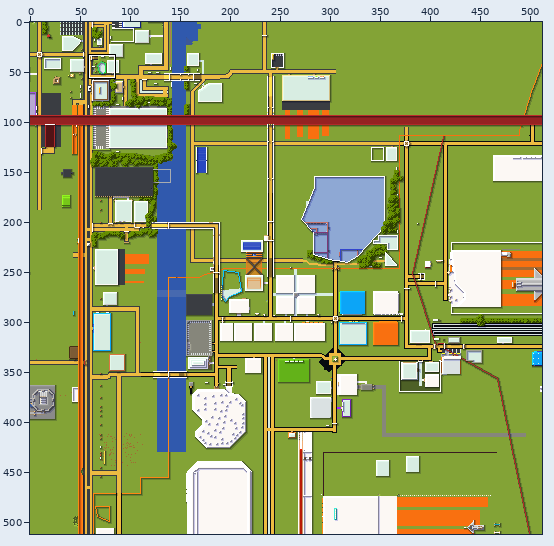
Sprite sheet -- tiles/0,0.png. The first picture is a wide view before the edit; the outline marks the close-up.
Close-up. Earlier state:
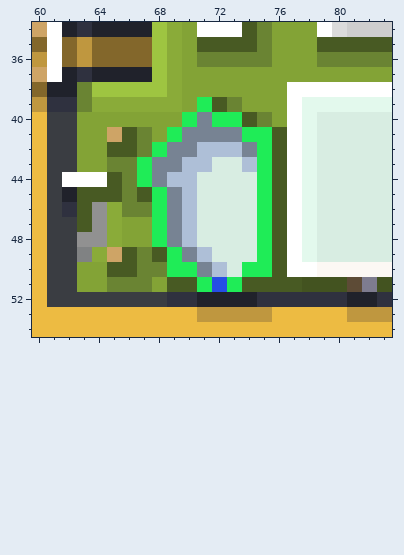
The file is 512x512 pixels. Colours within 5 levels of each other are drawn and written as one. Shown: x 60..83, y 34..54. The commit also changed other parts of the picture, which this record leaves out.
And afterwards:
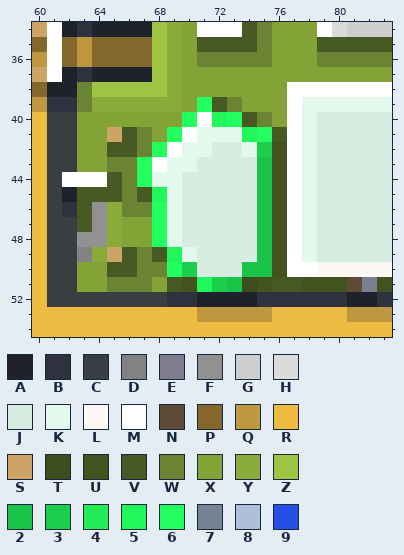
Palette (. is transparent): A #20222b  B #2f313f  C #3a3d42  D #808283  E #7e7c8f  F #919191  G #cecece  H #dbdbdb  J #d8ede2  K #e3f9ed  L #fcf8f4  M #ffffff  N #5d4b36  P #83672b  Q #bf973f  R #edbb42  S #cea466  T #3e4d1e  U #435320  V #485a23  W #6a8433  X #83a336  Y #8aab39  Z #9ec541  2 #1ac448  3 #1bce4c  4 #1fec57  5 #21f75b  6 #22ff5f  7 #778393  8 #aebfd7  9 #254ee5
Diff:
@@ x 65..78 @@
 38 ZZZZYXXXXXXXMM
-39 YYYYYX4VWXXXMK
-40 XXXXX4744VWXMK
-41 SVWX4777744VMK
-42 VVW47788874VMK
-43 WW47788JJ84VMK
-44 VW4788JJJJ4VMK
-45 VWV478JJJJ4VMK
-46 YWW478JJJJ4VMK
-47 YXX478JJJJ4VMK
-48 YXX478JJJJ4VMK
-49 SVWV478JJJ4VMK
-50 VVWW4478J44VMM
-51 WWWXVV494VVVVU
+39 YYYYYX6VWXXXMK
+40 XXXXX6M56VWXMK
+41 SVWX6MKKK56VMK
+42 VVW6MKKJJK3UMK
+43 WW6MKKJJJJ2UMK
+44 VW6KKJJJJJ2UMK
+45 VWV5KJJJJJ2UMK
+46 YWW6KJJJJJ2UMK
+47 YXX6KJJJJJ2UMK
+48 YXX6KJJJJJ2UMK
+49 SVWV5KJJJJ2UMK
+50 VVWW63JJJ22UMM
+51 WWWXVU532TUVVU
 52 CCCCBBAAAABBBB
Changed places in both close-ups, as pixel boxes (x1, y1, x2, y2):
changed: (137, 97, 287, 292)
